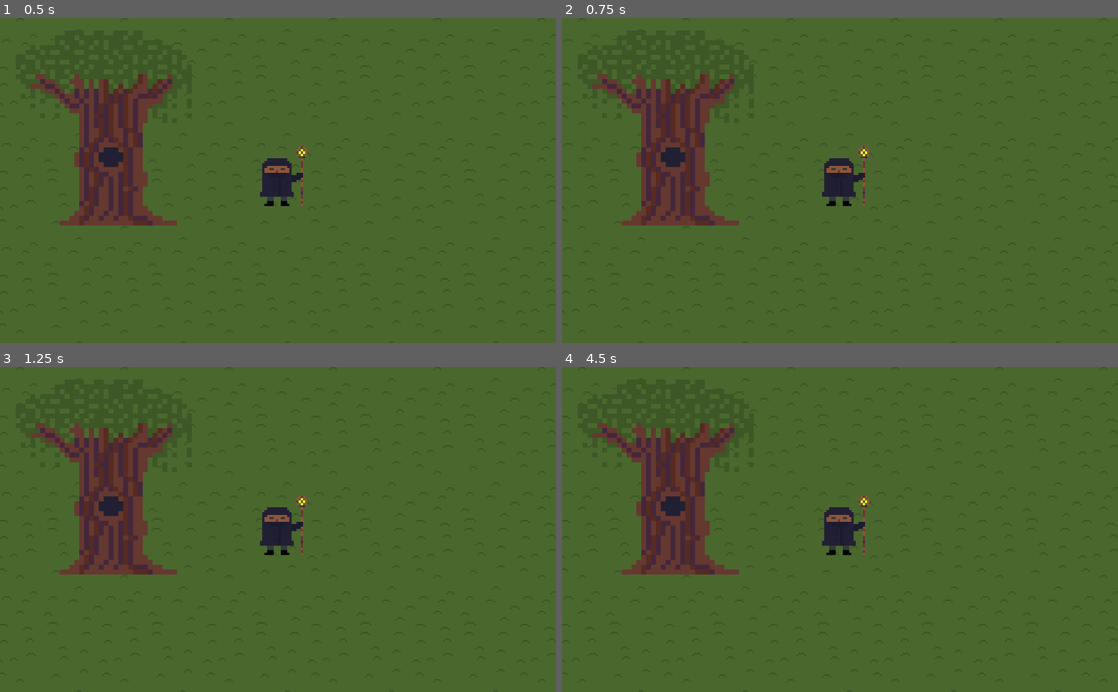
Above: before the commit, frames 1-4 (two rows, left to right).
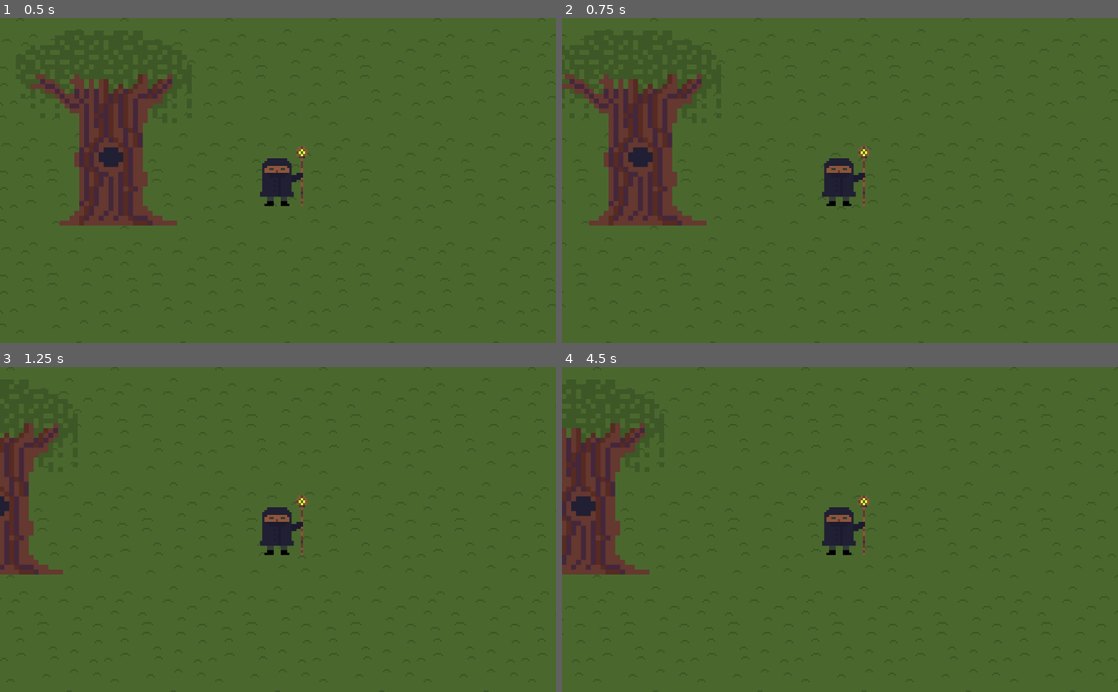
Above: after the commit, the same moments.

Repository: 14bc034d/forest
Game: Godot game, scene res://MainScene.tscn
Same seed, same stepped clock (60 frames per second), same inputs: the game is played once before the commit and once after it.
Inputs:
- Up to frame 1 (0.5 s): no input
- Up to frame 2 (0.75 s): tap Enter at 0.5 s; hold D (right) from 0.53 s (still down)
- Up to frame 3 (1.25 s): keep holding D (right)
- Up to frame 4 (4.5 s): release D (right) at 1.28 s; hold S (down) 1.28-2.03 s; hold D (right) 2.03-2.78 s; hold W (up) 2.78-3.53 s; hold A (left) from 3.53 s (still down)

Frame 1 is identical in both runs. In frame 2, 6.9% of the frame differs, in the area x 0-32%, y 17-64%; in frame 3, 8.8%; in frame 4, 10%.

Commit message:
Добавлены штуки.
Дерево теперь не ноуклипается, временно удалены анимации.

Diff:
--- a/MainScene.tscn
+++ b/MainScene.tscn
@@ -33,6 +33,17 @@
 texture = ExtResource( 3 )
 region_enabled = true
 region_rect = Rect2( -1024, -896, 2112, 1856 )
+
+[node name="tree1" type="StaticBody2D" parent="."]
+light_mask = -2147483647
+
+[node name="tree1" type="Sprite" parent="tree1"]
+position = Vector2( 178.518, 202.742 )
+scale = Vector2( 9, 9 )
+texture = ExtResource( 4 )
+
+[node name="CollisionPolygon2D" type="CollisionPolygon2D" parent="tree1"]
+polygon = PoolVector2Array( 96, 384, 96, 376, 112, 376, 120, 368, 128, 360, 136, 352, 136, 176, 96, 152, 96, 184, 88, 184, 88, 152, 72, 152, 72, 184, 64, 184, 64, 152, 64, 128, 56, 128, 56, 168, 40, 168, 40, 128, 32, 128, 32, 152, 24, 144, 24, 112, 16, 112, 16, 64, 32, 64, 40, 56, 48, 48, 88, 48, 96, 32, 104, 32, 104, 24, 144, 24, 248, 24, 248, 40, 288, 40, 288, 48, 304, 48, 304, 56, 320, 56, 320, 72, 328, 72, 328, 80, 320, 80, 320, 88, 320, 88, 320, 80, 328, 80, 336, 88, 344, 88, 344, 184, 328, 184, 328, 120, 320, 120, 320, 128, 312, 128, 312, 192, 304, 192, 304, 144, 296, 152, 296, 192, 288, 192, 288, 168, 280, 168, 280, 184, 264, 184, 264, 168, 256, 168, 256, 192, 248, 192, 248, 344, 288, 376, 312, 376, 312, 384 )
 
 [node name="player" type="KinematicBody2D" parent="."]
 position = Vector2( 500, 300 )
@@ -46,20 +57,9 @@
 [node name="Sprite" type="AnimatedSprite" parent="player"]
 position = Vector2( 10.7465, -7.64395 )
 scale = Vector2( 4.14831, 4.39411 )
-frames = SubResource( 4 )
+frames = SubResource( 1 )
 animation = "walk"
 
 [node name="CollisionShape2D" type="CollisionShape2D" parent="player"]
 position = Vector2( -0.401489, 4.17169 )
-shape = SubResource( 1 )
-
-[node name="tree1" type="StaticBody2D" parent="."]
-light_mask = -2147483647
-
-[node name="tree1" type="Sprite" parent="tree1"]
-position = Vector2( 178.518, 202.742 )
-scale = Vector2( 9, 9 )
-texture = ExtResource( 4 )
-
-[node name="CollisionPolygon2D" type="CollisionPolygon2D" parent="tree1"]
-polygon = PoolVector2Array( 96, 384, 96, 376, 112, 376, 120, 368, 128, 360, 136, 352, 136, 248, 136, 224, 248, 224, 248, 344, 248, 352, 256, 352, 256, 360, 264, 360, 272, 368, 280, 368, 288, 376, 312, 376, 312, 384 )
+shape = SubResource( 2 )
--- a/assets/script/move.gd
+++ b/assets/script/move.gd
@@ -1,33 +1,26 @@
 extends KinematicBody2D
 
-var speed = 10
+export (int) var speed = 300
 
-var wasd_list = {"right":""}
+var velocity = Vector2()
 
-func run_script(input):
-	var script = GDScript.new()
-	script.set_source_code("func eval():" + input)
-	script.reload()
-
-	#var obj = Reference.new()
-	var obj = Node.new() #So we can call get_node
-	obj.set_script(script)
-	add_child(obj)
-	var ret_val = obj.eval()
-	remove_child(obj)
-
-
-func go(wasd, anim):
-	if Input.is_action_pressed(wasd):
-
-		$Sprite.play(anim)
-	else: $Sprite.play("default")
-
-func control():
-	go("right", "walk")
-	go("left", "walk")
-	go("up", "walk")
-	go("down", "walk")
+func get_input():
+	velocity = Vector2()
+	if Input.is_action_pressed('right'):
+		velocity.x += 1
+		#$Sprite.animation("walk")
+	if Input.is_action_pressed('left'):
+		velocity.x -= 1
+		#$Sprite.animation("walk")
+	if Input.is_action_pressed('down'):
+		velocity.y += 1
+		#$Sprite.animation("walk")
+	if Input.is_action_pressed('up'):
+		velocity.y -= 1
+		#$Sprite.animation("walk")
+	velocity = velocity.normalized() * speed
+	#$Sprite.animation("default")
 
 func _physics_process(delta):
-	control()
+	get_input()
+	velocity = move_and_slide(velocity)
Not shown: 2 places in MainScene.tscn that only renumber resources
